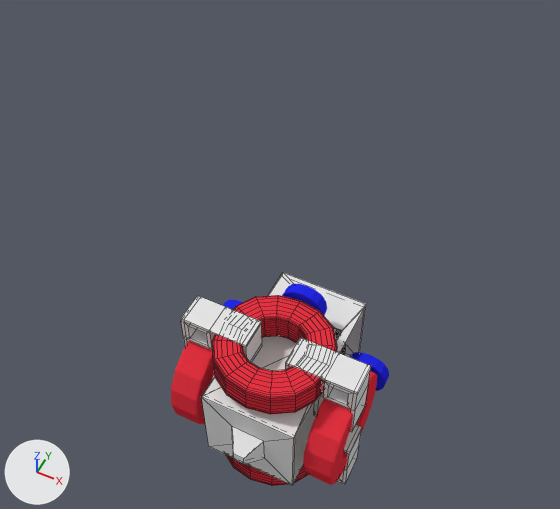
One commit to the Blender file blender/4coils3.blend: the scene before it, then after it.
Both versions are drawn from a 50 mm lens placed at (51.7, -100.4, 202.6), pointed at (-8.1, 19.4, 52.9). Lighting does not change. The marker at lower left points along +X, +Y and +Z. Mesh edges are drawn as thin lines on the coarser meshes.

Before the edit, the objects in view are built like this:
```python
me_cube_001 = bpy.data.meshes.new('Cube.001')
me_cube_001.from_pydata(...)  # 36 vertices, 36 faces; spans x -1.0..1.0, y -1.0..1.0, z -1.0..1.0
me_cube_001.materials.append(mat_coil1)  # red #e73442
me_cube_003 = bpy.data.meshes.new('Cube.003')
me_cube_003.from_pydata(...)  # 36 vertices, 36 faces; spans x -1.0..1.0, y -1.0..1.0, z -1.0..1.0
me_cube_003.materials.append(mat_coil1)  # red #e73442
me_cube_010 = bpy.data.meshes.new('Cube.010')
me_cube_010.from_pydata(...)  # 36 vertices, 36 faces; spans x -1.0..1.0, y -1.0..1.0, z -1.0..1.0
me_cube_010.materials.append(mat_sensecoil)  # blue #2429e7
ob_cube = bpy.data.objects.new('Cube', me_cube_001)
ob_cube.location = (0.0, 0.0, 0.0)
ob_cube.scale = (16.9, 16.9, 4.22)
_m = ob_cube.modifiers.new('Subsurf', 'SUBSURF')
_m.levels = 4
ob_cube_002 = bpy.data.objects.new('Cube.002', me_cube_003)
ob_cube_002.location = (-19.7, 0.0, 19.3)
ob_cube_002.rotation_euler = (0.0, 1.571, 0.0)  # degrees (0, 90, 0)
ob_cube_002.scale = (16.9, 16.9, 4.22)
_m = ob_cube_002.modifiers.new('Subsurf', 'SUBSURF')
_m.levels = 4
ob_cube_007 = bpy.data.objects.new('Cube.007', me_cube_010)
ob_cube_007.location = (0.0, 17.4, 39.0)
ob_cube_007.rotation_euler = (1.571, 0.0, 0.0)  # degrees (90, 0, 0)
ob_cube_007.scale = (6.71, 6.71, 1.68)
_m = ob_cube_007.modifiers.new('Subsurf', 'SUBSURF')
_m.levels = 4
# also in view: 'Cube.009' at (0.4, 7.3, 19.3); 'Cube.010' at (-15.3, 0.0, 34.2); 'Cube.001' at (0.0, 0.0, 39.1); 'Cube.011' at (14.6, 0.0, 34.2); 'Cube.003' at (19.7, 0.0, 19.3)
```
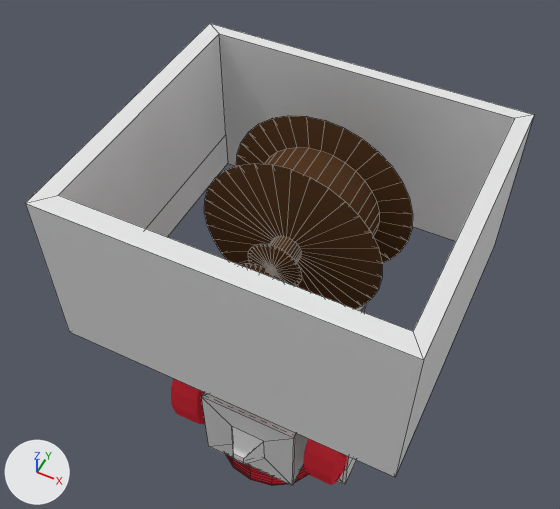
What differs and where, as boxes (x1, y1, x2, y2) in the pictures (560 x 509 px):
'Cube.012', added: after (25, 23, 534, 477)
'Cylinder.003', added (brown): after (204, 115, 413, 309)
'Cube.001', unchanged, covered by the edit: before (212, 295, 337, 414)
'Cube.011', unchanged, covered by the edit: before (285, 337, 371, 432)
'Cube.010', unchanged, covered by the edit: before (181, 295, 262, 363)

Patch to the scene script:
```diff
--- a/blender/4coils3.blend.py
+++ b/blender/4coils3.blend.py
@@ me_cylinder_003 @@
+me_cylinder_003.from_pydata(...)  # 512 vertices, 482 faces; spans x -5.93..5.93, y -5.93..5.93, z -1.47..1.0
+me_cylinder_003.materials.append(mat_wood)  # brown #573b26
@@ me_cube @@
+me_cube.from_pydata(...)  # 20 vertices, 19 faces; spans x -1.0..0.91, y -0.81..0.86, z -0.54..0.44
@@ ob_cylinder_003 @@
+ob_cylinder_003 = bpy.data.objects.new('Cylinder.003', me_cylinder_003)
+ob_cylinder_003.location = (0.6, 7.6, 73.4)
+ob_cylinder_003.rotation_euler = (1.571, 0.0, 0.0)  # degrees (90, 0, 0)
+ob_cylinder_003.scale = (3.89, 3.89, 27.3)
@@ ob_cube_012 @@
+ob_cube_012 = bpy.data.objects.new('Cube.012', me_cube)
+ob_cube_012.location = (0.4, 12.1, 74.2)
+ob_cube_012.scale = (43.9, 43.9, 43.9)
```
